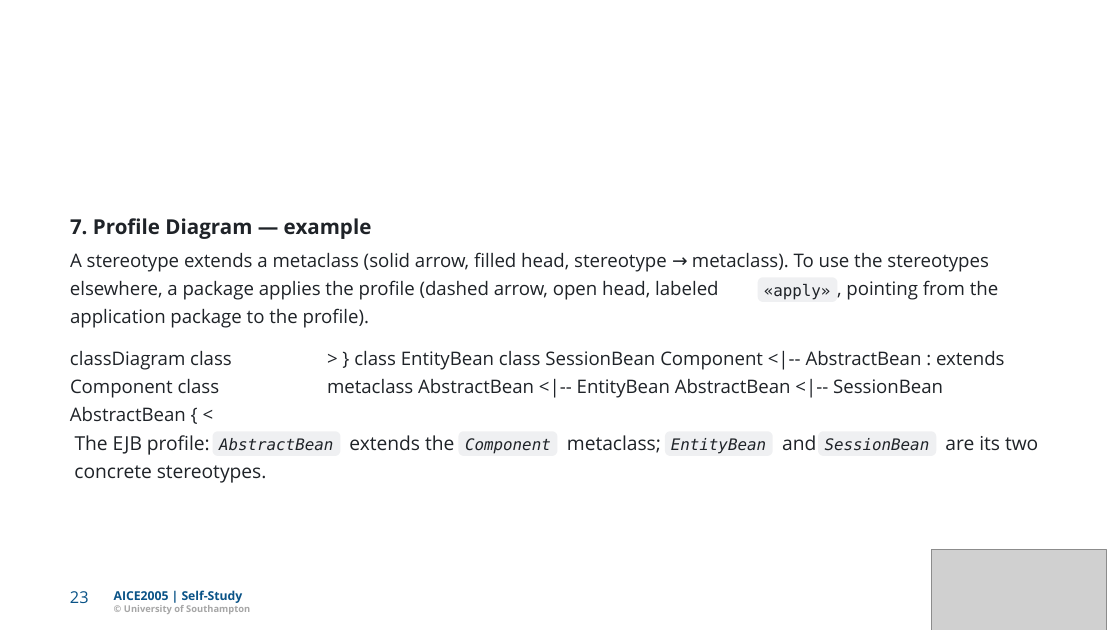
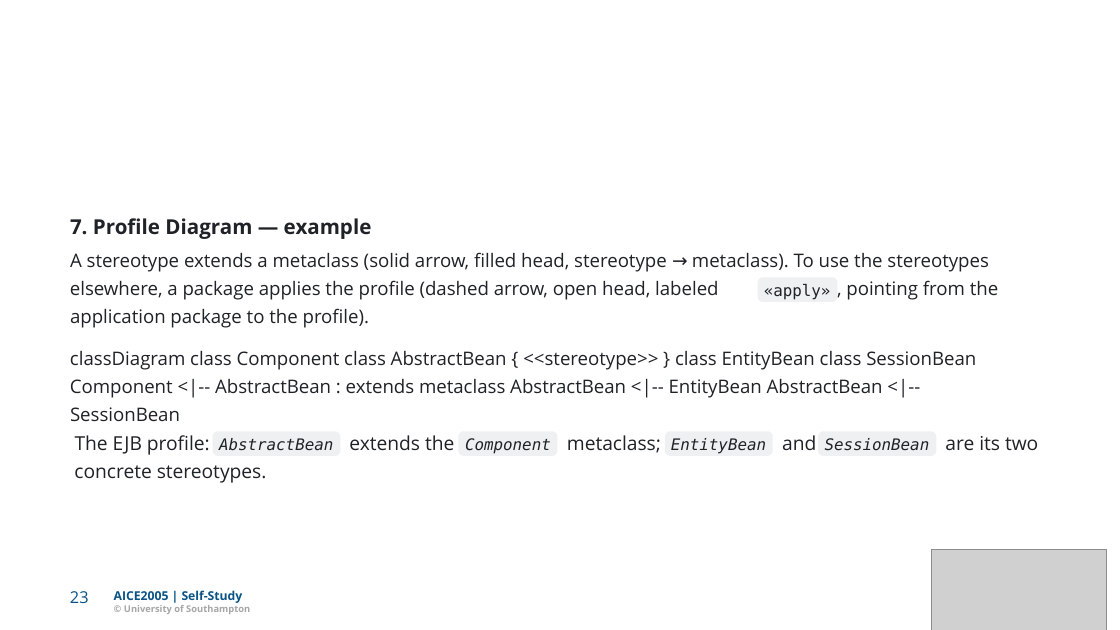
Before and after one commit to Dr-AlHashimy/Module_AICE2005_2627, a slide deck: slide 23 of html/COMP-_L7.1_lecture_self.pptx. Drawn at 1120x630 pixels with LibreOffice and Linux fonts; fonts in the diff are those of the drawing; grey boxes stand for pictures. Boxes give left, top, right and bottom in pixels: in the first picture for what was removed or moved away, otherwise in the second. Text is boxed around its words. In the diff, an @@ line names an element or a change of style, - is before the commit and + after.

```diff
--- a/html/COMP-_L7.1_lecture_self.pptx
+++ b/html/COMP-_L7.1_lecture_self.pptx
@@ text at (70,351,976,370): text changed @@
-> } class EntityBean class SessionBean Component <|-- AbstractBean : extends
+classDiagram class Component class AbstractBean { <<stereotype>> } class EntityBean class SessionBean
@@ text at (70,379,883,398): text changed @@
-metaclass AbstractBean <|-- EntityBean AbstractBean <|-- SessionBean
+Component <|-- AbstractBean : extends metaclass AbstractBean <|-- EntityBean AbstractBean <|--
@@ text removed at (70,379,220,398) @@
-Component class
@@ text removed at (70,407,186,421) @@
-AbstractBean { <
@@ text added at (70,407,180,421), 16 pt, text #1F2328 @@
+SessionBean
```
Also in this commit, not shown: 5 other slides changed, 2 other files.
